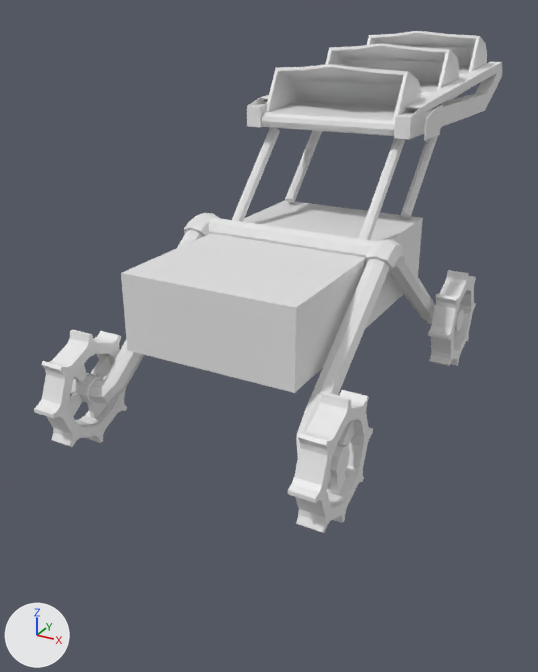
Before and after pictures for a commit that changed the Blender file Software/ROS2/src/website/lunabot4.blend.
Before and after are seen from a 50 mm lens placed at (4.41, -8.59, 4.86), pointed at (-0.65, 0.61, 0.26). Every picture has the same lights, and +X, +Y and +Z are marked at lower left.
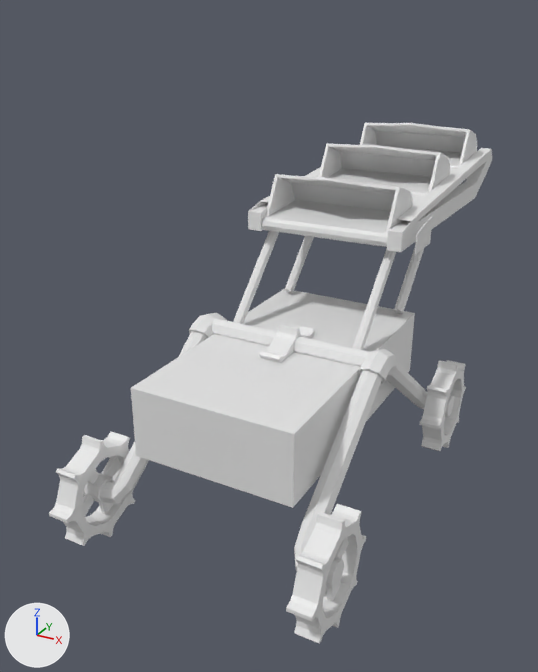
Pixel boxes (x1, y1, x2, y2) of what changed, in the pictures (538 x 672 px):
```json
{"object": "Cube", "change": "moved", "before": [121, 200, 423, 393], "after": [131, 289, 415, 508]}
{"object": "Wheel", "change": "moved, modifiers changed", "before": [34, 270, 476, 533], "after": [420, 360, 466, 451]}
{"object": "Cylinder.001", "change": "moved", "before": [89, 230, 435, 458], "after": [100, 331, 427, 571]}
{"object": "Cube.004", "change": "moved", "before": [265, 64, 421, 121], "after": [265, 174, 413, 234]}
{"object": "Cube.002", "change": "moved", "before": [325, 43, 459, 95], "after": [319, 143, 450, 196]}
{"object": "Cube.001", "change": "moved", "before": [261, 76, 470, 136], "after": [262, 167, 457, 247]}
{"object": "Cube.005", "change": "moved", "before": [247, 62, 502, 139], "after": [249, 148, 492, 252]}
{"object": "Wheel.003", "change": "added", "after": [286, 504, 366, 644]}
{"object": "Wheel.004", "change": "added", "after": [49, 432, 135, 546]}
{"object": "Cube.003", "change": "moved", "before": [367, 31, 487, 76], "after": [360, 123, 477, 168]}
{"object": "Cylinder", "change": "moved", "before": [209, 217, 377, 258], "after": [212, 318, 370, 367]}
{"object": "Cylinder.002", "change": "moved", "before": [232, 128, 405, 240], "after": [233, 231, 396, 350]}
{"object": "Cylinder.003", "change": "moved", "before": [285, 130, 438, 219], "after": [285, 236, 424, 314]}
{"object": "Cylinder.004", "change": "moved", "before": [184, 213, 405, 274], "after": [189, 313, 397, 384]}
{"object": "WheelCentered", "change": "added", "after": [259, 324, 315, 363]}
{"object": "Cube.006", "change": "moved", "before": [247, 95, 428, 139], "after": [248, 196, 418, 252]}
{"object": "Cube.007", "change": "moved", "before": [260, 102, 443, 141], "after": [260, 207, 433, 255]}
```

Scene script edits in JSON lines:
```json
{"op": "add", "block": "me_cylinder_010", "code": ["me_cylinder_010 = bpy.data.meshes.new('Cylinder.010')", "me_cylinder_010.from_pydata(...)  # 224 vertices, 226 faces; spans x -0.78..0.76, y -0.77..0.76, z -0.15..0.16"]}
{"op": "add", "block": "me_cylinder_009", "code": ["me_cylinder_009 = bpy.data.meshes.new('Cylinder.009')", "me_cylinder_009.from_pydata(...)  # 224 vertices, 226 faces; spans x -0.78..0.76, y -0.76..0.77, z -0.16..0.15"]}
{"op": "add", "block": "me_cylinder_008", "code": ["me_cylinder_008 = bpy.data.meshes.new('Cylinder.008')", "me_cylinder_008.from_pydata(...)  # 224 vertices, 226 faces; spans x -0.78..0.76, y -0.76..0.77, z -0.15..0.16"]}
{"op": "set", "path": "ob_cube.location", "old": "(0.0, 0.0, 1.53)", "new": "(0.0, 0.0, 0.0)"}
{"op": "set", "path": "ob_cylinder.location", "old": "(0.0, 0.0, 1.82)", "new": "(0.0, 0.0, 0.29)"}
{"op": "set", "path": "ob_cylinder_001.location", "old": "(1.35, 1.13, 1.27)", "new": "(1.35, 1.13, -0.26)"}
{"op": "set", "path": "ob_wheel.location", "old": "(1.75, 2.27, 0.41)", "new": "(1.72, 2.27, -1.12)"}
{"op": "remove", "block": "ob_wheel", "code": "_m = ob_wheel.modifiers.new('Mirror', 'MIRROR')"}
{"op": "remove", "block": "ob_wheel", "code": "_m.use_axis = (True, True, False)"}
{"op": "remove", "block": "ob_wheel", "code": "_m.use_mirror_merge = False"}
{"op": "remove", "block": "ob_wheel", "code": "_m.mirror_object = ob_cube"}
{"op": "set", "path": "ob_cylinder_002.location", "old": "(0.96, 0.78, 2.64)", "new": "(0.96, 0.78, 1.11)"}
{"op": "set", "path": "ob_cylinder_003.location", "old": "(0.96, 2.45, 2.64)", "new": "(0.96, 2.45, 1.11)"}
{"op": "set", "path": "ob_cube_001.location", "old": "(0.0, 2.09, 3.47)", "new": "(0.0, 2.09, 1.94)"}
{"op": "set", "path": "ob_cylinder_004.location", "old": "(1.35, 1.13, 1.27)", "new": "(1.35, 1.13, -0.26)"}
{"op": "set", "path": "ob_cube_004.location", "old": "(0.0, 1.99, 4.53)", "new": "(0.0, 1.99, 3.0)"}
{"op": "set", "path": "ob_cube_005.location", "old": "(0.0, 5.54, 4.87)", "new": "(0.0, 5.54, 3.34)"}
{"op": "set", "path": "ob_cube_002.location", "old": "(0.0, 3.84, 4.73)", "new": "(0.0, 3.84, 3.2)"}
{"op": "set", "path": "ob_cube_003.location", "old": "(0.0, 5.54, 4.87)", "new": "(0.0, 5.54, 3.34)"}
{"op": "set", "path": "ob_cube_006.location", "old": "(0.0, 5.54, 4.87)", "new": "(0.0, 5.54, 3.34)"}
{"op": "set", "path": "ob_cube_007.location", "old": "(0.21, 5.54, 4.87)", "new": "(0.21, 5.54, 3.34)"}
{"op": "add", "block": "ob_wheelcentered", "code": ["ob_wheelcentered = bpy.data.objects.new('WheelCentered', me_cylinder_010)", "ob_wheelcentered.location = (0.0, 0.0, 0.0)", "ob_wheelcentered.rotation_euler = (0.0, 1.571, 0.0)  # degrees (0, 90, 0)"]}
{"op": "add", "block": "ob_wheel_004", "code": ["ob_wheel_004 = bpy.data.objects.new('Wheel.004', me_cylinder_009)", "ob_wheel_004.location = (-1.72, -2.27, -1.12)", "ob_wheel_004.rotation_euler = (0.0, 1.571, 0.0)  # degrees (0, 90, 0)"]}
{"op": "add", "block": "ob_wheel_003", "code": ["ob_wheel_003 = bpy.data.objects.new('Wheel.003', me_cylinder_008)", "ob_wheel_003.location = (1.72, -2.27, -1.12)", "ob_wheel_003.rotation_euler = (0.0, 1.571, 0.0)  # degrees (0, 90, 0)"]}
```
